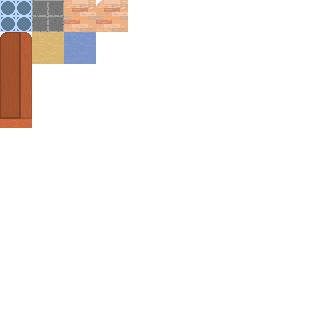
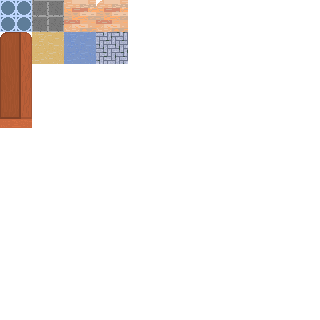
Layers edited between the first and the second w=320, h=320 image:
pixels changed over <box>96,32,128,64</box> (layer not identified)
